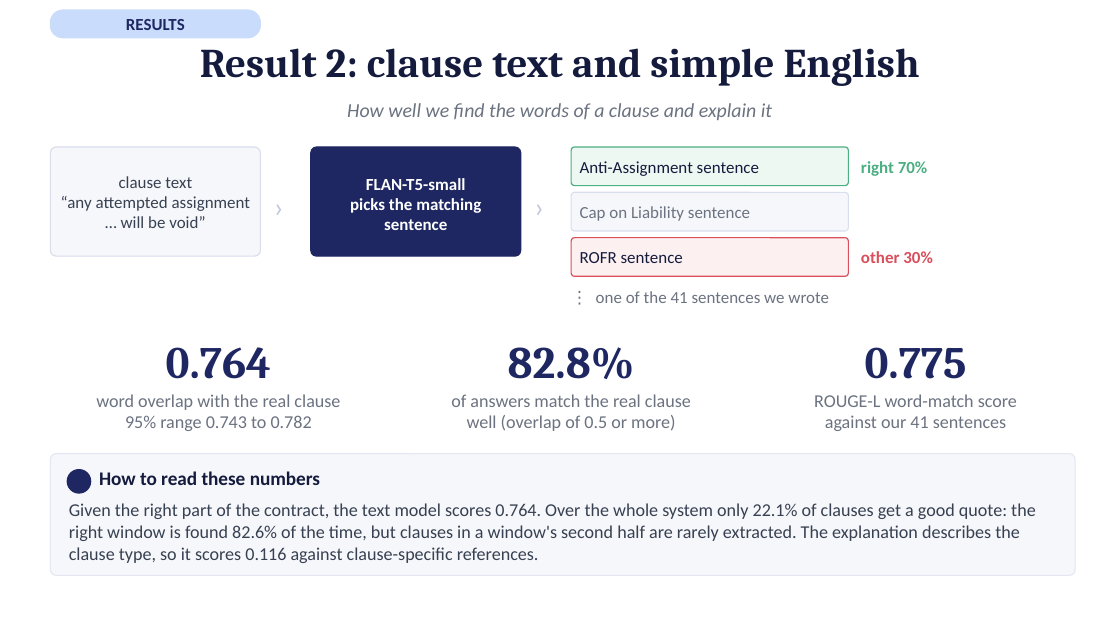
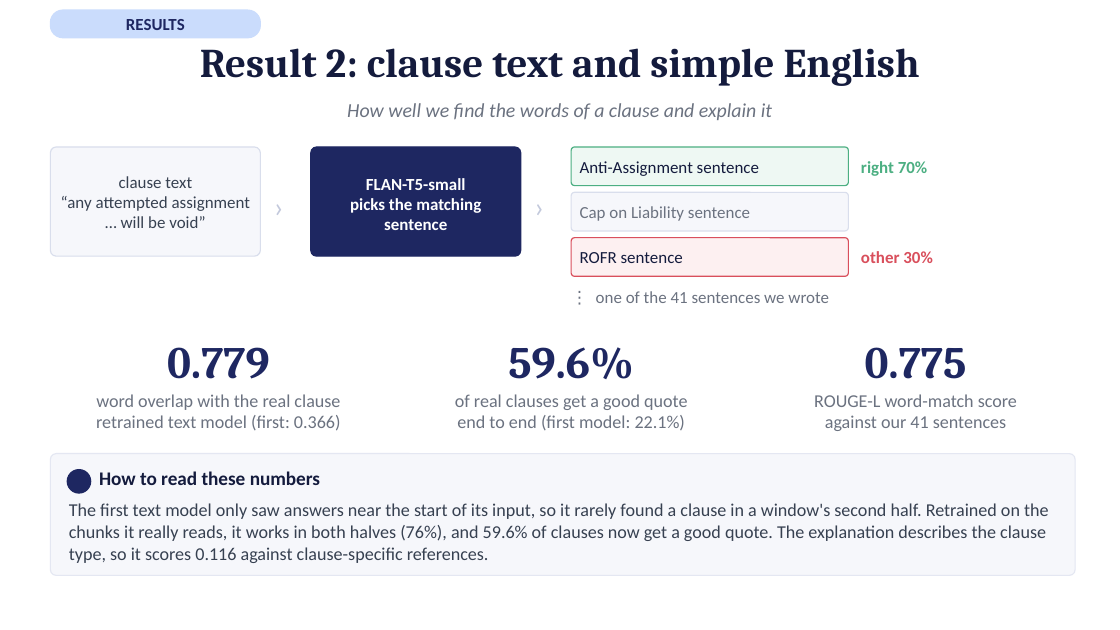
Before and after one commit to afnanmz168/clausify-p3, a slide deck: slide 13 of P25301051-p3-presentation-15-slides.pptx. Drawn at 1120x630 pixels with LibreOffice and Linux fonts; fonts in the diff are those of the drawing. Boxes give left, top, right and bottom in pixels: in the first picture for what was removed or moved away, otherwise in the second. Text is boxed around its words. In the diff, an @@ line names an element or a change of style, - is before the commit and + after.

```diff
--- a/P25301051-p3-presentation-15-slides.pptx
+++ b/P25301051-p3-presentation-15-slides.pptx
@@ text at (167, 347, 270, 379): text changed @@
-0.764
+0.779
@@ text at (508, 347, 634, 379): text changed @@
-82.8%
+59.6%
@@ text at (96, 415, 341, 431): text changed @@
-95% range 0.743 to 0.782
+retrained text model (first: 0.366)
@@ text at (455, 394, 687, 430): text changed @@
-of answers match the real clause
-well (overlap of 0.5 or more)
+of real clauses get a good quote
+end to end (first model: 22.1%)
@@ text at (69, 503, 1049, 563): text changed @@
-Given the right part of the contract, the text model scores 0.764. Over the whole system only 22.1% of clauses get a good quote: the right window is found 82.6% of the time, but clauses in a window's second half are rarely extracted. The explanation describes the clause type, so it scores 0.116 against clause-specific references.
+The first text model only saw answers near the start of its input, so it rarely found a clause in a window's second half. Retrained on the chunks it really reads, it works in both halves (76%), and 59.6% of clauses now get a good quote. The explanation describes the clause type, so it scores 0.116 against clause-specific references.
```
Also in this commit, not shown: 2 other slides changed, 34 other files.
